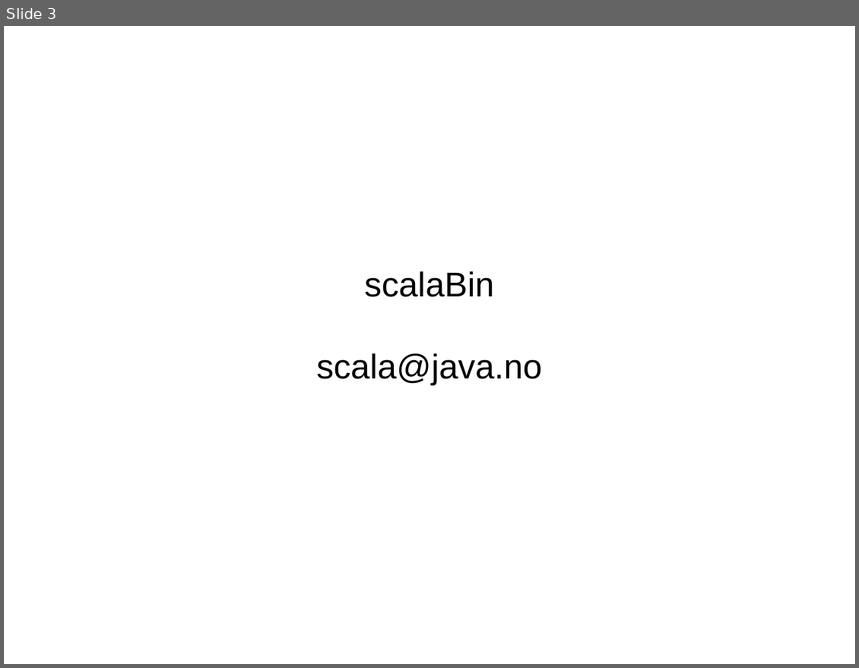
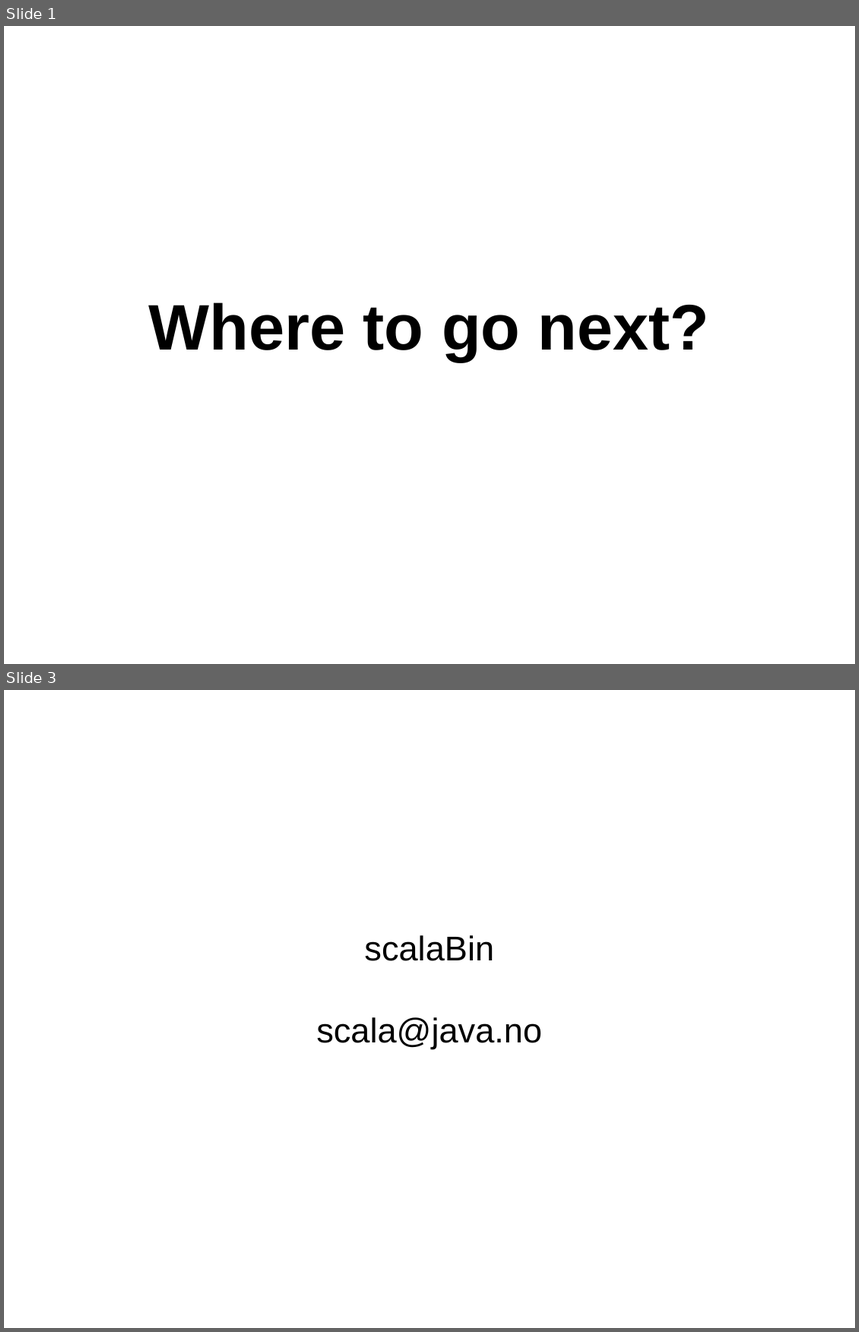
Before and after one commit to javaBin/scala-training-slides, a slide deck: 2.6 - avslutning dag 2.odp. Shown one above the other, each under a label of ours: slide 3 before the commit, slides 1 and 3 after it; the slides between them are not shown. The pictures are 859x668 and 859x1332 pixels, drawn with LibreOffice and Linux fonts; fonts in the diff are those of the drawing; background and template pictures are left out. Boxes give left, top, right and bottom in pixels: in the first picture for what was removed or moved away, otherwise in the second. Text is boxed around its words. In the diff, an @@ line names an element or a change of style, - is before the commit and + after.

```diff
--- a/2.6 - avslutning dag 2.odp
+++ b/2.6 - avslutning dag 2.odp
@@ slide 1 added at [4, 26, 855, 664], background #FFFFFF @@
@@ subtitle added at [149, 303, 710, 361], 60 pt, text #000000, bold @@
+Where to go next?
```
Also in this commit, not shown: 5 slides changed, 1 slide removed.
